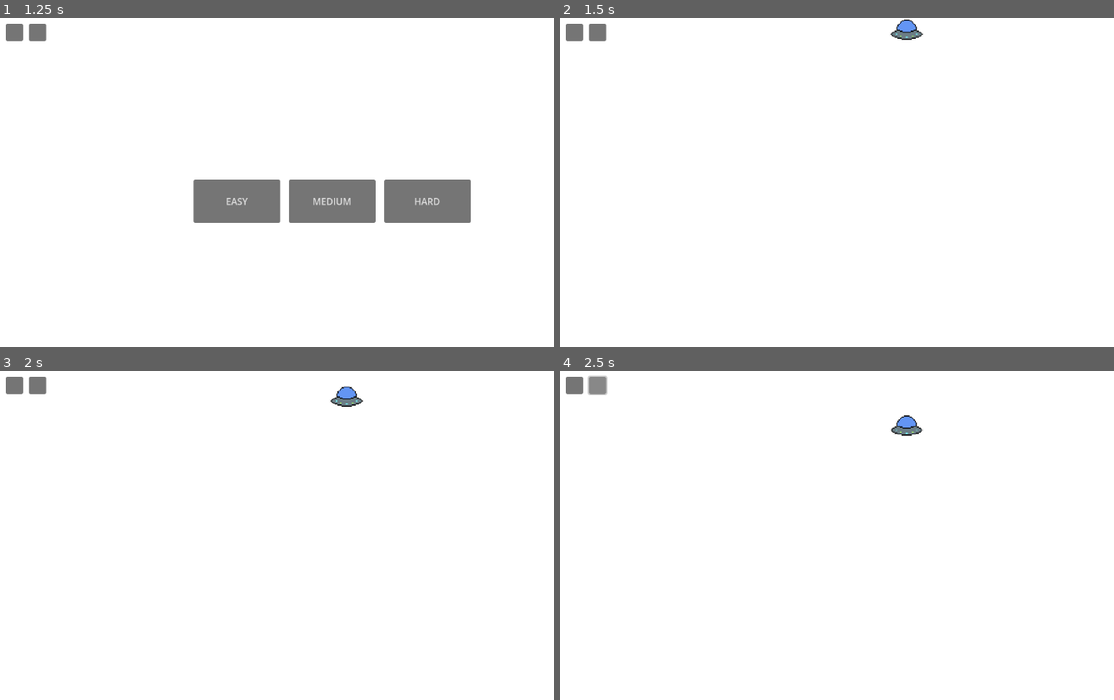
Above: before the commit, frames 1-4 (two rows, left to right).
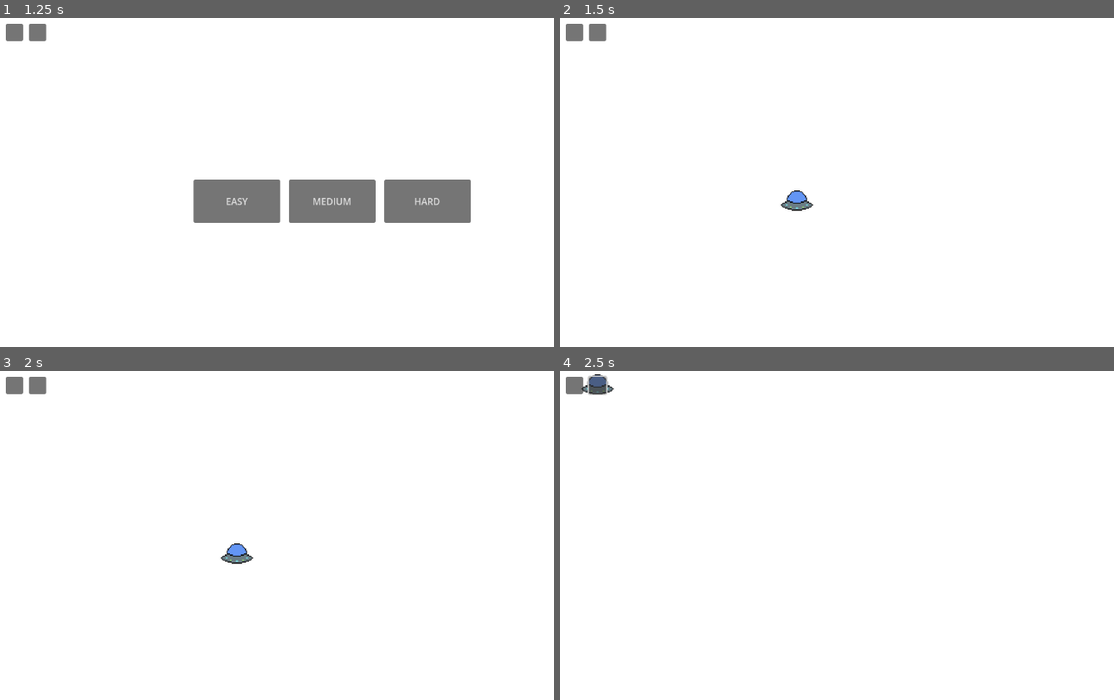
Above: after the commit, the same moments.

Repository: MissionToPsyche-Iridium/iridium_21k_web_game-byu-i
Game: Godot game, scene res://main.tscn
Two runs of this game, one before a commit and one after it. Both use one fixed random seed, a clock stepped at 60 frames per second and the inputs below.
Inputs (mouse positions are in pixels of both pictures, inside the frame that each line leads up to):
- Up to frame 1 (1.25 s): click "START" at 0.5 s
- Up to frame 2 (1.5 s): click "EASY" at 1.25 s
- Up to frame 3 (2 s): no input
- Up to frame 4 (2.5 s): click (598, 384) at 2 s

Frame 1 is identical in both runs. In frame 2, 0.5% of the frame differs, in the area x 39-66%, y 0-59%; in frame 3, 0.5%; in frame 4, 0.5%.

Commit message:
spaceship cursor

Diff:
--- /dev/null
+++ b/SpaceShuttle/mouse.gd
@@ -0,0 +1,11 @@
+extends Node2D
+
+
+# Called when the node enters the scene tree for the first time.
+func _ready() -> void:
+	pass # Replace with function body.
+
+
+# Called every frame. 'delta' is the elapsed time since the previous frame.
+func _process(delta: float) -> void:
+	position = get_global_mouse_position()
--- /dev/null
+++ b/SpaceShuttle/mouse.tscn
@@ -0,0 +1,11 @@
+[gd_scene load_steps=3 format=3 uid="uid://bvng3idpjv8d2"]
+
+[ext_resource type="Texture2D" uid="uid://kkpxpa0tey06" path="res://Art/UFO1.0.png" id="1_svxtd"]
+[ext_resource type="Script" path="res://mouse.gd" id="1_tga7o"]
+
+[node name="Mouse" type="Node2D"]
+script = ExtResource("1_tga7o")
+
+[node name="Sprite2D" type="Sprite2D" parent="."]
+scale = Vector2(0.175, 0.175)
+texture = ExtResource("1_svxtd")
--- a/SpaceShuttle/start.gd
+++ b/SpaceShuttle/start.gd
@@ -1,6 +1,8 @@
 extends Node2D
 var player = preload("res://player.tscn")
+var mouse = preload("res://mouse.tscn")
 var pc
+var ms
 var rng = RandomNumberGenerator
 
 
@@ -43,7 +45,10 @@
 # will take the user to the trivia portion of the game on easy mode.
 func _on_easy_button_pressed():
 	hide_difficulty_buttons()
-	tempLander()
+	Input.set_mouse_mode(Input.MOUSE_MODE_HIDDEN)
+	ms = mouse.instantiate()
+	add_child(ms)
+	#tempLander()
 
 # will take the user to the trivia portion of the game on medium mode.
 func _on_medium_button_pressed():
Not shown: 1 places in SpaceShuttle/start.tscn that only renumber resources
